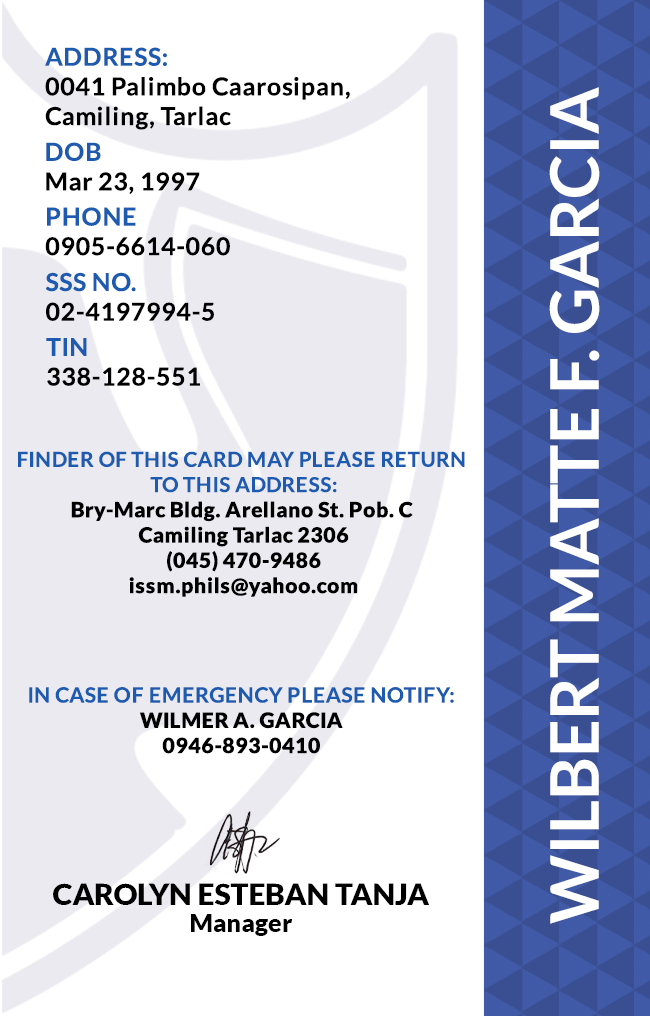
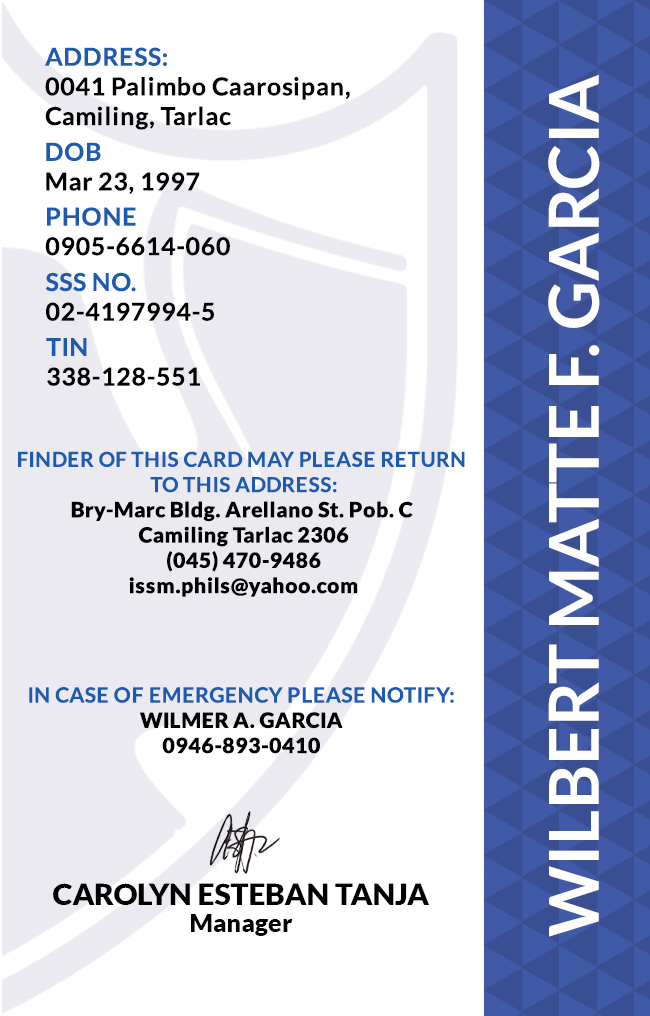
Layers edited between the first and the second 650×1016 image:
painted on "WILBERT MATTE F. GARCIA" over (548, 74, 600, 937)
